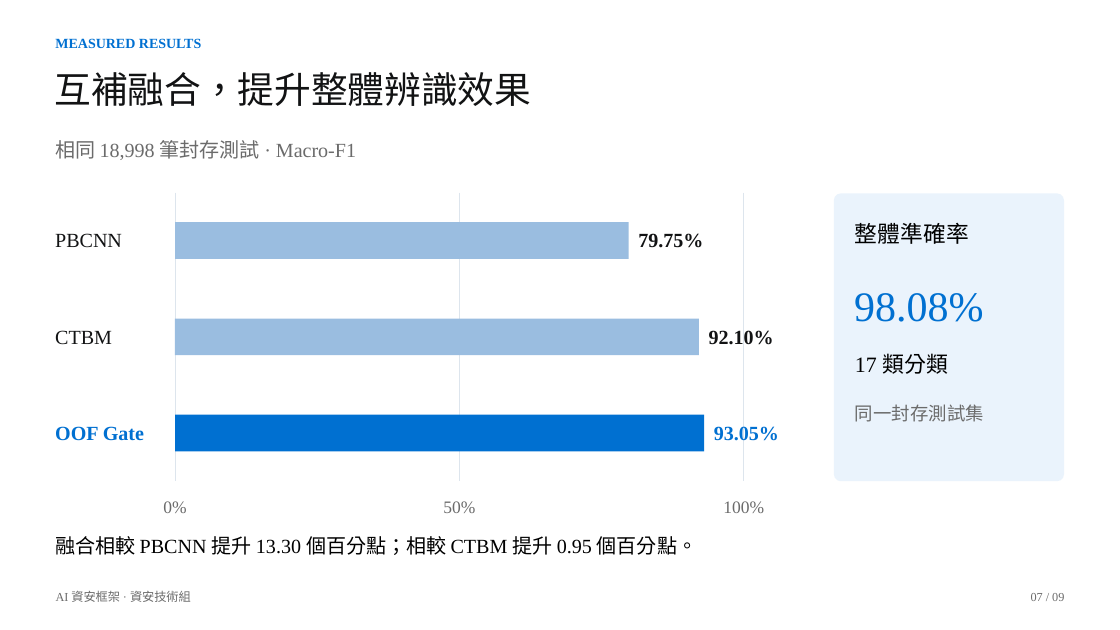
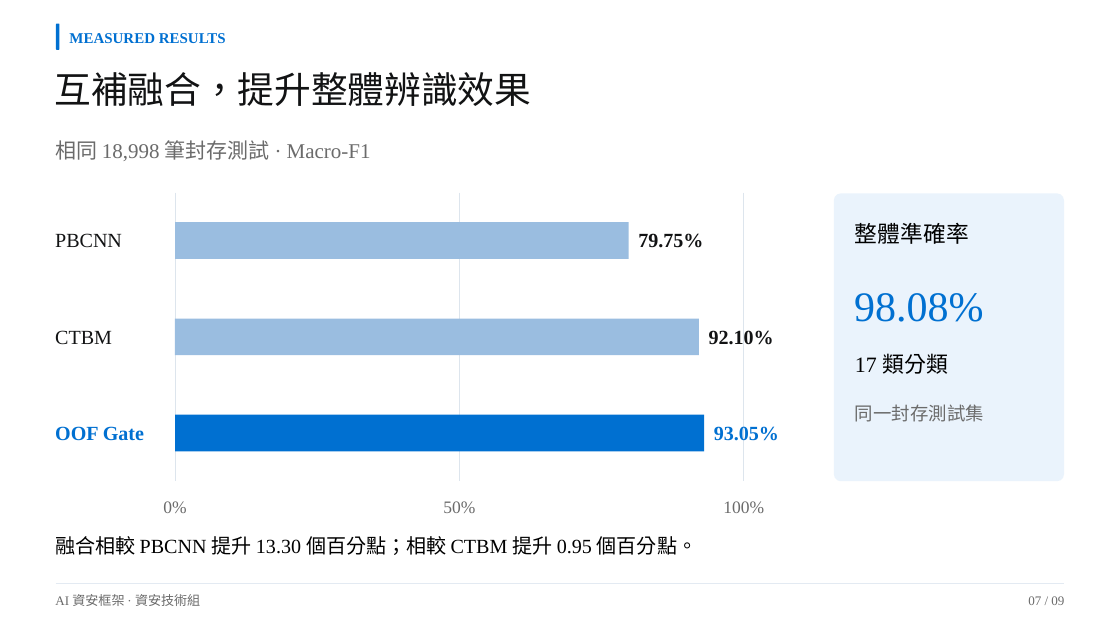
Before and after one commit to Lily09-project/innoserve-competition, a slide deck: slide 7 of deliverables/決賽簡報_AI資安框架.pptx. Drawn at 1120x630 pixels with LibreOffice and Linux fonts; fonts in the diff are those of the drawing. Boxes give left, top, right and bottom in pixels: in the first picture for what was removed or moved away, otherwise in the second. Text is boxed around its words. In the diff, an @@ line names an element or a change of style, - is before the commit and + after.

```diff
--- a/deliverables/決賽簡報_AI資安框架.pptx
+++ b/deliverables/決賽簡報_AI資安框架.pptx
@@ rounded rectangle added at <box>56,24,60,50</box>, fill #0070D1 @@
@@ text "MEASURED RESULTS": place and size @@
-text "MEASURED RESULTS" at <box>55,38,201,48</box>
+text "MEASURED RESULTS" at <box>69,33,226,43</box>
@@ text "MEASURED RESULTS" at <box>69,33,226,43</box>: size 12 to 12.8 pt @@
@@ text "相同 18,998 筆封存測試 · Macro-F1" at <box>55,140,371,161</box>: size 17.2 to 18 pt @@
@@ text "AI 資安框架 · 資安技術組" at <box>55,594,200,606</box>: size 10.5 to 11.2 pt @@
@@ freeform shape added at <box>56,584,1065,585</box>, outline #E3EAF2 0.75 pt @@
@@ text "07 / 09" at <box>1028,596,1064,605</box>: size 10.5 to 11.2 pt @@
```
Also in this commit, not shown: 7 other slides changed, 4 slides added, 1 slide removed, 37 other files.
